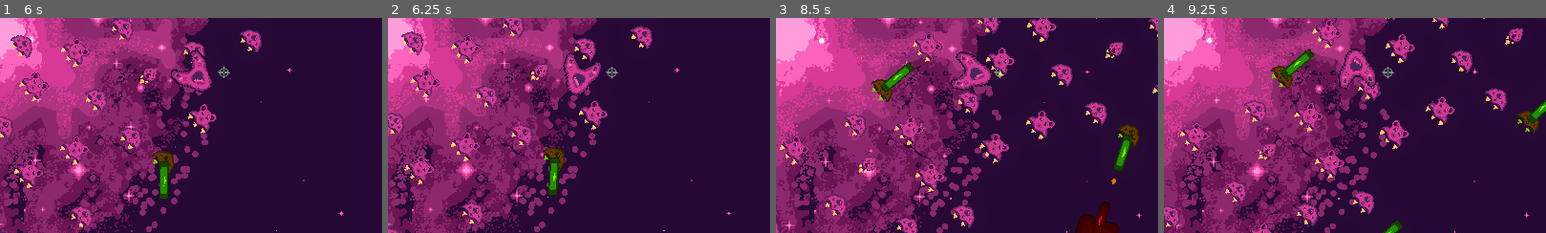
Above: before the commit, frames 1-4 (left to right).
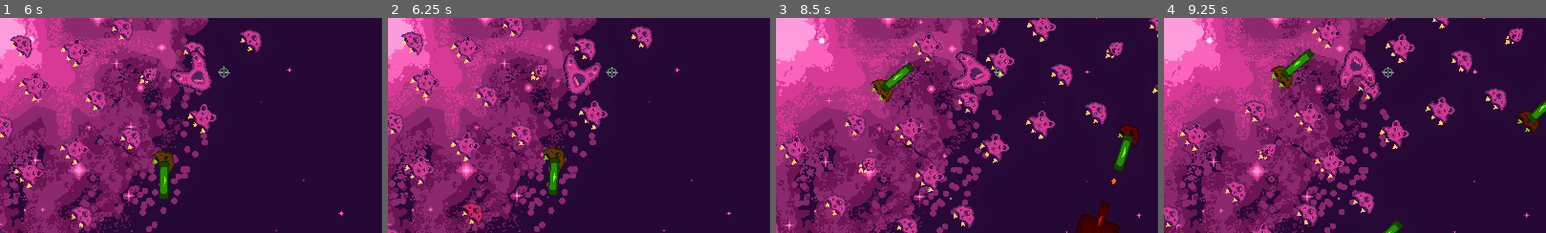
Above: after the commit, the same moments.

Repository: bear-minimum-studio/space-bear
Game: Godot game, scene res://Game.tscn
The game is run twice, just before and just after one commit, with the same random seed, the same clock (stepped at 60 frames per second) and the same inputs. The engine's default icon, where the game draws it, is replaced by a stand-in: a white triangle on a blue panel in a dark square.
Inputs:
- Up to frame 1 (6 s): hold Right (turn_right) 0.53-1.28 s; tap Down (decelerate) at 0.6, 3.6 s; hold Ctrl (brake) 1.28-2.03 s; tap Space (fire) at 1.35, 4.35 s; hold Right (turn_right) 2.03-2.78 s; hold G (grappling_hook) 2.03-2.78 s; hold Up (accelerate) 2.78-3.53 s; tap F (turret_fire) at 2.85, 5.85 s; hold Left (turn_left) 3.53-5.03 s; hold Ctrl (brake) 5.03-5.78 s; hold G (grappling_hook) 5.03-5.78 s; hold Right (turn_right) from 5.78 s (still down)
- Up to frame 2 (6.25 s): keep holding Right (turn_right)
- Up to frame 3 (8.5 s): release Right (turn_right) at 6.53 s; hold Up (accelerate) 6.53-7.28 s; tap Down (decelerate) at 6.6 s; hold Right (turn_right) 7.28-8.03 s; tap Space (fire) at 7.35 s; hold Ctrl (brake) from 8.03 s (still down); hold G (grappling_hook) from 8.03 s (still down)
- Up to frame 4 (9.25 s): release Ctrl (brake) at 8.78 s; release G (grappling_hook) at 8.78 s; hold Left (turn_left) from 8.78 s (still down); tap F (turret_fire) at 8.85 s
The pictures show only the part of the screen within x 25-75%, y 37-87%; the shares and areas given below are measured in that part.

Frame 1 is identical in both runs. In frame 2, 0.3% of the frame differs, in the area x 19-25%, y 85-97%; in frame 3, 0.3%; in frame 4, 0.1%.

Commit message:
feat: add hurt animation

Diff:
--- /dev/null
+++ b/helpers/hurt-animation/HurtAnimation.gd
@@ -0,0 +1,6 @@
+extends Node2D
+
+func animate_hurt(sprite: Node2D):
+	var tween = create_tween()
+	tween.tween_property(sprite, "modulate", Color.RED, 0.1)
+	tween.tween_property(sprite, "modulate", Color.WHITE, 0.1)
--- /dev/null
+++ b/helpers/hurt-animation/HurtAnimation.tscn
@@ -0,0 +1,6 @@
+[gd_scene load_steps=2 format=3 uid="uid://b1a6w4bh4br5v"]
+
+[ext_resource type="Script" path="res://helpers/hurt-animation/HurtAnimation.gd" id="1_24vsd"]
+
+[node name="HurtAnimation" type="Node2D"]
+script = ExtResource("1_24vsd")
--- a/npc/AbstractShip.gd
+++ b/npc/AbstractShip.gd
@@ -7,6 +7,8 @@
 @onready var ship = $Ship
 @onready var flammes = $Flammes
 @onready var nav_agent = $NavigationAgent2D
+@onready var health_system = $HealthSystem
+@onready var hurt_animation = $HurtAnimation
 
 var _next_path_position : Vector2
 var _current_agent_position : Vector2
@@ -28,3 +30,7 @@
 
 func _on_health_system_dead():
 	Events.dead_ship.emit(self)
+
+
+func _on_health_system_hp_changed(_a, _b):
+	hurt_animation.animate_hurt($Ship)
--- a/npc/AbstractShip.tscn
+++ b/npc/AbstractShip.tscn
@@ -1,7 +1,8 @@
-[gd_scene load_steps=3 format=3 uid="uid://cqcgvgl6nu228"]
+[gd_scene load_steps=4 format=3 uid="uid://cqcgvgl6nu228"]
 
 [ext_resource type="Script" path="res://npc/AbstractShip.gd" id="1_efvdm"]
 [ext_resource type="PackedScene" uid="uid://dup7bmnxifgyd" path="res://health-system/HealthSystem.tscn" id="2_butel"]
+[ext_resource type="PackedScene" uid="uid://b1a6w4bh4br5v" path="res://helpers/hurt-animation/HurtAnimation.tscn" id="3_e5uby"]
 
 [node name="AbstractShip" type="CharacterBody2D"]
 collision_layer = 0
@@ -18,5 +19,8 @@
 
 [node name="HealthSystem" parent="." instance=ExtResource("2_butel")]
 
+[node name="HurtAnimation" parent="." instance=ExtResource("3_e5uby")]
+
 [connection signal="velocity_computed" from="NavigationAgent2D" to="." method="_on_navigation_agent_2d_velocity_computed"]
 [connection signal="dead" from="HealthSystem" to="." method="_on_health_system_dead"]
+[connection signal="hp_changed" from="HealthSystem" to="." method="_on_health_system_hp_changed"]
--- a/player/Player.gd
+++ b/player/Player.gd
@@ -28,6 +28,7 @@
 @onready var turret = $Turret
 @onready var turret_nozzle = $Turret/TurretControl/Nozzle
 @onready var health_system = $HealthSystem
+@onready var hurt_animation = $HurtAnimation
 
 
 func _shoot():
@@ -96,3 +97,4 @@
 
 func _on_health_system_hp_changed(health, max_health):
 	Events.emit_signal("player_hp_changed", health, max_health)
+	hurt_animation.animate_hurt($Player)
--- a/player/Player.tscn
+++ b/player/Player.tscn
@@ -11,6 +11,7 @@
 [ext_resource type="Script" path="res://player/TurretControl.gd" id="9_oqrpk"]
 [ext_resource type="Texture2D" uid="uid://k8ufmnwchaff" path="res://player/crosshair.png" id="10_vv4oi"]
 [ext_resource type="PackedScene" uid="uid://dup7bmnxifgyd" path="res://health-system/HealthSystem.tscn" id="11_n0jhs"]
+[ext_resource type="PackedScene" uid="uid://b1a6w4bh4br5v" path="res://helpers/hurt-animation/HurtAnimation.tscn" id="12_uwy2g"]
 
 [sub_resource type="CapsuleShape2D" id="CapsuleShape2D_nobpd"]
 radius = 57.4704
@@ -80,5 +81,7 @@
 [node name="HealthSystem" parent="." instance=ExtResource("11_n0jhs")]
 max_health = 10
 
+[node name="HurtAnimation" parent="." instance=ExtResource("12_uwy2g")]
+
 [connection signal="shoot" from="Turret/TurretControl" to="." method="_on_turret_control_shoot"]
 [connection signal="hp_changed" from="HealthSystem" to="." method="_on_health_system_hp_changed"]
Not shown: 1 places in npc/civilians/TurretShip.tscn that only renumber resources
Not shown: 1 places in npc/enemies/Enemy.tscn that only renumber resources
Not shown: 1 places in npc/mother-ship/MotherShip.tscn that only renumber resources
Not shown: 1 places in player/Player.tscn that only renumber resources
